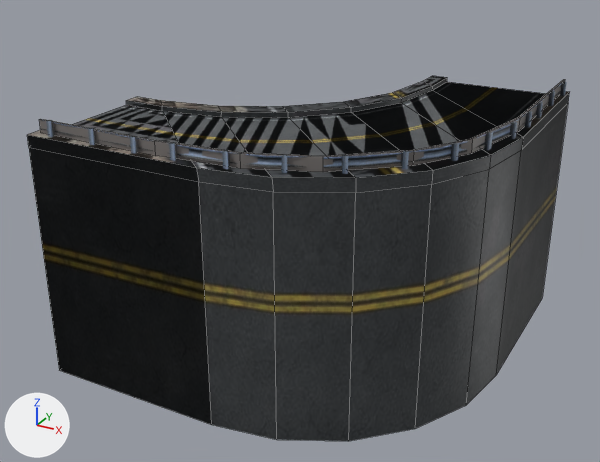
The FBX model Assets/Model/Source/roads/leftTurn-Big.fbx: old version first, new version second.
One viewpoint serves both versions: a 50 mm lens placed at (107.7, -252.5, 19.6), pointed at (76.0, -194.8, -9.2). Lighting does not change. The marker at lower left points along +X, +Y and +Z. Mesh edges are drawn as thin lines on the coarser meshes.
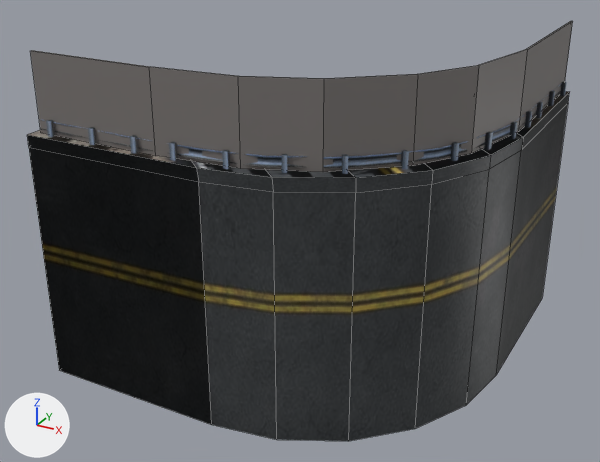
Boxes [x1, y1, x2, y2] around the edits, measured in the pictures (600 x 462 px; the box of a moved part takes in the faces that stretch with it):
'Plane.043', reshaped (15% taller)
    before: [27, 76, 569, 441]
    after: [27, 21, 573, 441]
part 1 of me_plane_055, moved or reshaped
    before: [39, 80, 565, 172]
    after: [30, 21, 573, 172]

Edits to the bpy script that builds the scene:
```text
Change me_plane_055:
    where me_plane_055.from_pydata(...)  # 112 vertices, 94 faces; spans x 0.0..33.0, y -6.5..26.5, z -18.6..3.4
    used by ob_plane_043; location = (60.49, -202.86, -1.33)
    me_plane_055 part 1: all 16 vertices in x 0.5..32.5, y -5.8..26.4, z 3.4 are moved by (0.0, 0.0, 5.2)
```
